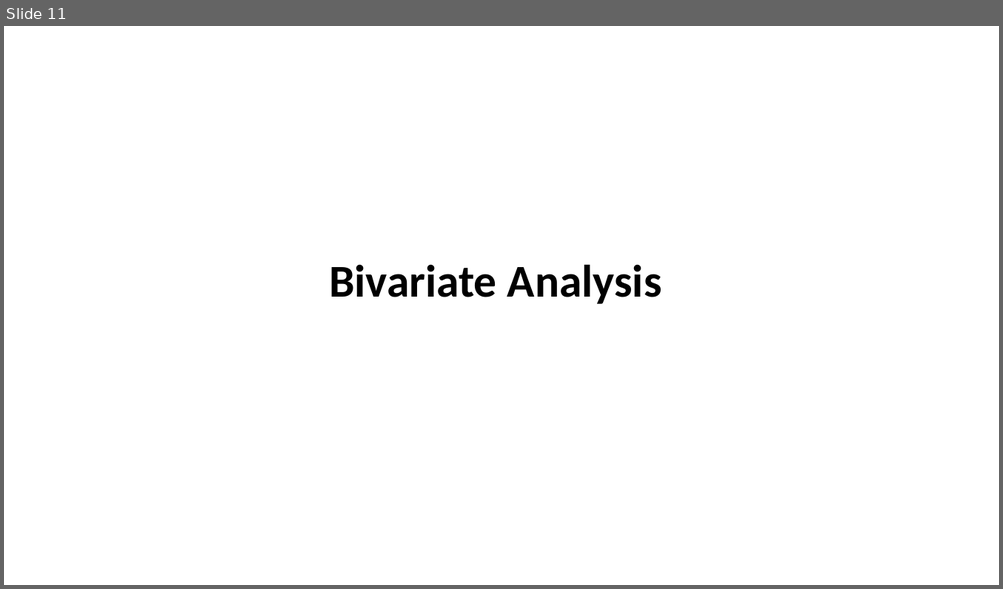
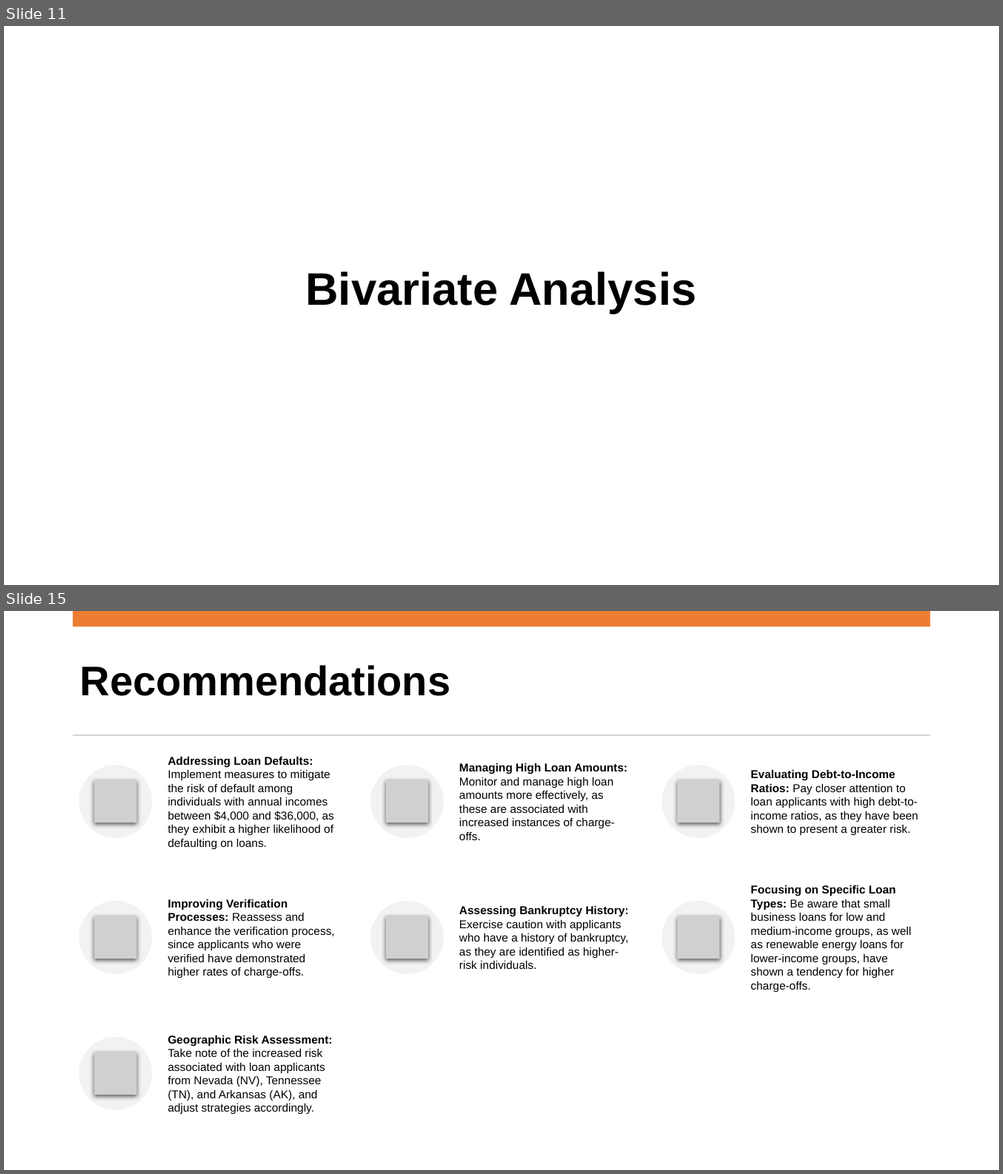
Before and after one commit to supriyaKU23/LendingClubCaseStudy, a slide deck: Lending Club Case Study.pptx. Shown one above the other, each under a label of ours: slide 11 before the commit, slides 11 and 15 after it; the slides between them are not shown. The pictures are 1003x589 and 1003x1174 pixels, drawn with LibreOffice and Linux fonts; fonts in the diff are those of the drawing; grey boxes stand for pictures. Boxes give left, top, right and bottom in pixels: in the first picture for what was removed or moved away, otherwise in the second. Text is boxed around its words. In the diff, an @@ line names an element or a change of style, - is before the commit and + after.

```diff
--- a/Lending Club Case Study.pptx
+++ b/Lending Club Case Study.pptx
@@ slide 15 added at (x1=4, y1=611, x2=999, y2=1170), background #FFFFFF @@
@@ rectangle added at (x1=73, y1=611, x2=930, y2=627), fill #ED7D31 @@
@@ title added at (x1=80, y1=665, x2=450, y2=696), 40 pt, text #000000, bold @@
+Recommendations
@@ rectangle added at (x1=73, y1=734, x2=930, y2=735), fill #D5D5D5 @@
@@ group added at (x1=79, y1=757, x2=918, y2=1115): 7 ellipses, 7 pictures, 7 texts @@
+Addressing Loan Defaults: Implement measures to mitigate the risk of default among individuals with annual incomes between $4,000 and $36,000, as they exhibit a higher likelihood of defaulting on loans.
+Managing High Loan Amounts: Monitor and manage high loan amounts more effectively, as these are associated with increased instances of charge-offs.
+Evaluating Debt-to-Income Ratios: Pay closer attention to loan applicants with high debt-to-income ratios, as they have been shown to present a greater risk.
+Improving Verification Processes: Reassess and enhance the verification process, since applicants who were verified have demonstrated higher rates of charge-offs.
+Assessing Bankruptcy History: Exercise caution with applicants who have a history of bankruptcy, as they are identified as higher-risk individuals.
+Focusing on Specific Loan Types: Be aware that small business loans for low and medium-income groups, as well as renewable energy loans for lower-income groups, have shown a tendency for higher charge-offs.
+Geographic Risk Assessment: Take note of the increased risk associated with loan applicants from Nevada (NV), Tennessee (TN), and Arkansas (AK), and adjust strategies accordingly.
@@ slide 11 changed as well @@
@@ title "Bivariate Analysis" moved from (x1=329, y1=264, x2=662, y2=304) to (x1=306, y1=272, x2=696, y2=314) @@
@@ title "Bivariate Analysis" at (x1=306, y1=272, x2=696, y2=314): font Calibri to Arial @@
```
Also in this commit, not shown: 9 other slides changed, 19 other slides added, 2 slides removed.
